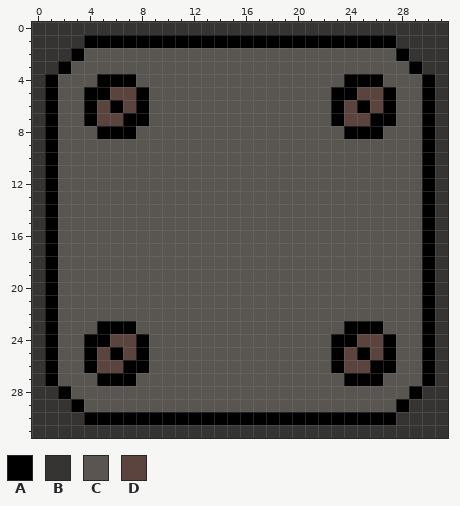
One commit to this pixel-art file: Assets/Sprites/Sprite originals/Floor_Tile.ase. The first picture shows the starting point.
32x32 pixels, 1 frame.
Visible layers, top first: "Color", "Layer 1".
Palette (. is transparent): A #000000  B #353433  C #595652  D #5c443e
Pixels before, first column x 0:
 0 BBBBBBBBBBBBBBBBBBBBBBBBBBBBBBBB
 1 BBBBAAAAAAAAAAAAAAAAAAAAAAAABBBB
 2 BBBACCCCCCCCCCCCCCCCCCCCCCCCABBB
 3 BBACCCCCCCCCCCCCCCCCCCCCCCCCCABB
 4 BACCCAAACCCCCCCCCCCCCCCCAAACCCAB
 5 BACCAADDACCCCCCCCCCCCCCAADDACCAB
 6 BACCADADACCCCCCCCCCCCCCADADACCAB
 7 BACCADDAACCCCCCCCCCCCCCADDAACCAB
 8 BACCCAAACCCCCCCCCCCCCCCCAAACCCAB
 9 BACCCCCCCCCCCCCCCCCCCCCCCCCCCCAB
10 BACCCCCCCCCCCCCCCCCCCCCCCCCCCCAB
11 BACCCCCCCCCCCCCCCCCCCCCCCCCCCCAB
12 BACCCCCCCCCCCCCCCCCCCCCCCCCCCCAB
13 BACCCCCCCCCCCCCCCCCCCCCCCCCCCCAB
14 BACCCCCCCCCCCCCCCCCCCCCCCCCCCCAB
15 BACCCCCCCCCCCCCCCCCCCCCCCCCCCCAB
16 BACCCCCCCCCCCCCCCCCCCCCCCCCCCCAB
17 BACCCCCCCCCCCCCCCCCCCCCCCCCCCCAB
18 BACCCCCCCCCCCCCCCCCCCCCCCCCCCCAB
19 BACCCCCCCCCCCCCCCCCCCCCCCCCCCCAB
20 BACCCCCCCCCCCCCCCCCCCCCCCCCCCCAB
21 BACCCCCCCCCCCCCCCCCCCCCCCCCCCCAB
22 BACCCCCCCCCCCCCCCCCCCCCCCCCCCCAB
23 BACCCAAACCCCCCCCCCCCCCCCAAACCCAB
24 BACCAADDACCCCCCCCCCCCCCAADDACCAB
25 BACCADADACCCCCCCCCCCCCCADADACCAB
26 BACCADDAACCCCCCCCCCCCCCADDAACCAB
27 BACCCAAACCCCCCCCCCCCCCCCAAACCCAB
28 BBACCCCCCCCCCCCCCCCCCCCCCCCCCABB
29 BBBACCCCCCCCCCCCCCCCCCCCCCCCABBB
30 BBBBAAAAAAAAAAAAAAAAAAAAAAAABBBB
31 BBBBBBBBBBBBBBBBBBBBBBBBBBBBBBBB
Once edited:
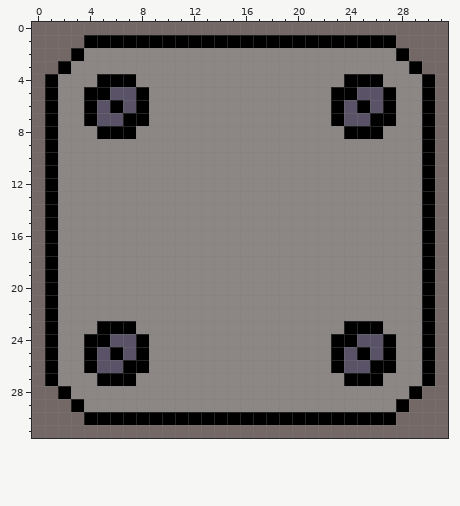
Edits made:
Colour B changes from #353433 to #736865.
Colour C changes from #595652 to #8c8685.
Colour D changes from #5c443e to #5a5266.
